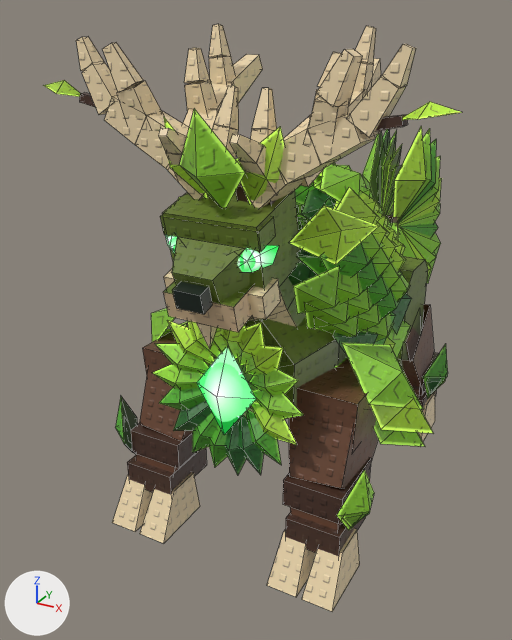
The FBX model assets/verdant_qilin/export/VerdantQilin_Walk.fbx: old version first, new version second.
One viewpoint serves both versions: a 50 mm camera at (6.59, -18.96, 11.01) aimed at (-1.61, -4.05, 3.56). Every picture has the same lights, and +X, +Y and +Z are marked at lower left. The older version comes first. Mesh edges are drawn as thin lines.

The first picture shows 'Qilin_Body'.
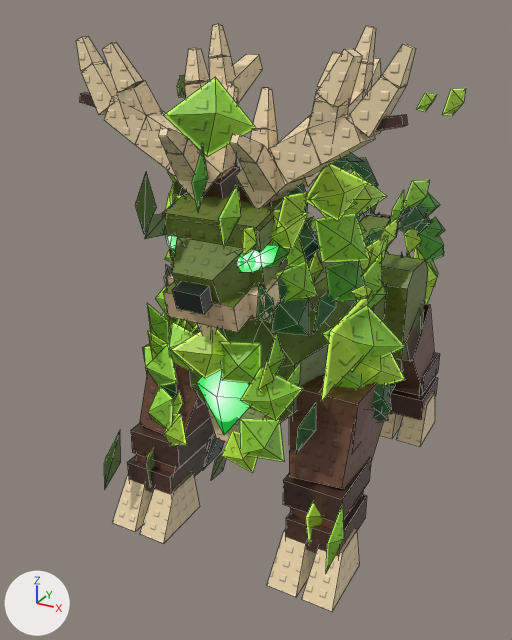
Where the change shows, as pixel boxes (x1, y1, x2, y2) in the pictures (512 x 640 px):
'Qilin_Body', reshaped (7% narrower): before (43, 24, 462, 612); after (76, 24, 466, 612)
part 1 of me_qilin_body, deleted (green): before (43, 80, 462, 530)
part 2 of me_qilin_body, built on: before (298, 203, 398, 337); after (104, 75, 466, 573)

Patch to the scene script:
```diff
--- a/assets/verdant_qilin/export/VerdantQilin_Walk.fbx.py
+++ b/assets/verdant_qilin/export/VerdantQilin_Walk.fbx.py
@@ me_qilin_body @@
 # used by ob_qilin_body; location = (0.0, 0.0, 0.0)
-me_qilin_body.from_pydata(...)  # 2069 vertices, 1735 faces; spans x -4.08..4.08, y -9.49..5.16, z 0.0..10.72
+me_qilin_body.from_pydata(...)  # 1819 vertices, 1713 faces; spans x -3.29..3.29, y -9.69..3.77, z 0.0..10.72
+# me_qilin_body part 1: 228 loose pieces with 1140 vertices, spanning x -4.08..4.08, y -9.05..4.94, z 1.1..9.75, are deleted
+# me_qilin_body part 2: 160 vertices removed from x -2.3..2.32, y -7.33..5.16, z 1.6..7.36; 1050 vertices added at x -3.29..3.29, y -9.69..3.77, z 0.62..9.97
 me_qilin_body.materials.append(mat_qilinbody)
```
